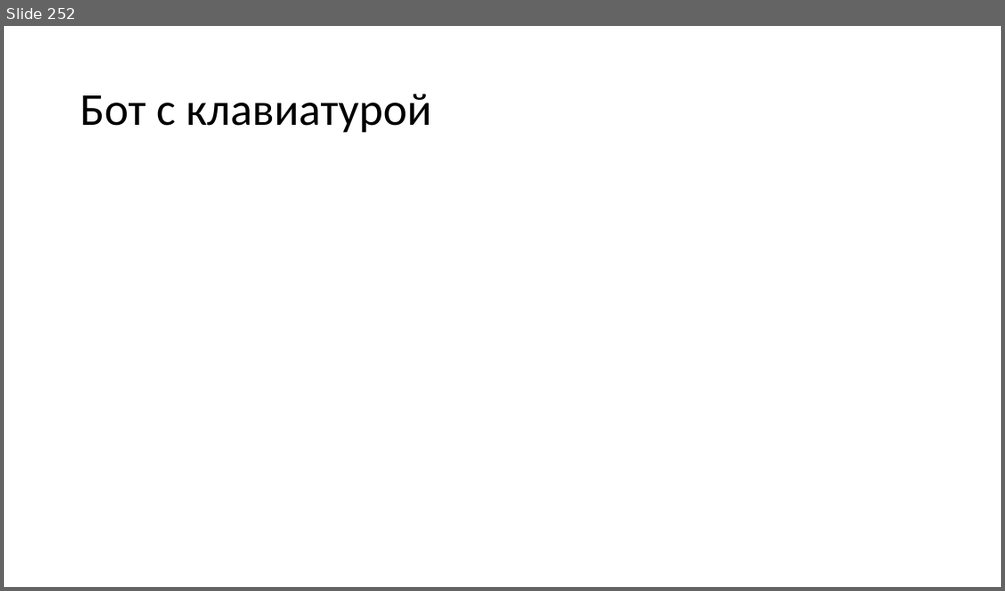
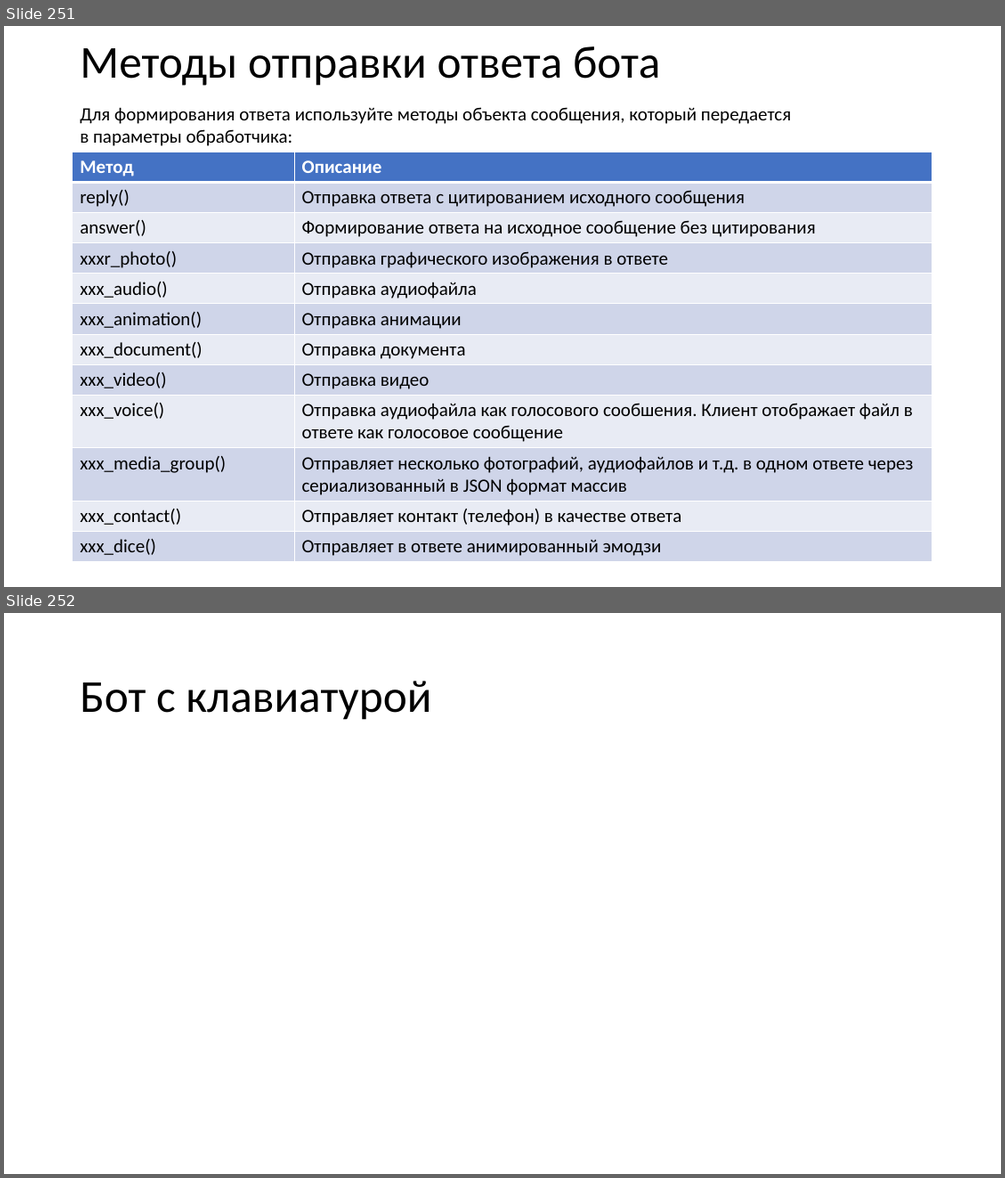
Before and after one commit to paveltsytovich/telegram-course, a slide deck: Presentation/Разработка ботов для телеграмм на Python.pptx. Shown one above the other, each under a label of ours: slide 252 before the commit, slides 251 and 252 after it. The pictures are 1005x591 and 1005x1178 pixels, drawn with LibreOffice and Linux fonts; fonts in the diff are those of the drawing. Boxes give left, top, right and bottom in pixels: in the first picture for what was removed or moved away, otherwise in the second. Text is boxed around its words. In the diff, an @@ line names an element or a change of style, - is before the commit and + after.

Commit message:
Методы Message для отправки ответов

```diff
--- a/Presentation/Разработка ботов для телеграмм на Python.pptx
+++ b/Presentation/Разработка ботов для телеграмм на Python.pptx
@@ slide 251 added at (4, 26, 1001, 587), background #FFFFFF @@
@@ title added at (80, 46, 660, 86), 44 pt, text #000000 @@
+Методы отправки ответа бота
@@ text added at (80, 107, 791, 146), 18 pt, text #000000 @@
+Для формирования ответа используйте методы объекта сообщения, который передается
+в параметры обработчика:
@@ table added at (73, 152, 933, 561), 12 rows, 2 columns @@
+Метод | Описание
+reply() | Отправка ответа с цитированием исходного сообщения
+answer() | Формирование ответа на исходное сообщение без цитирования
+xxxr_photo() | Отправка графического изображения в ответе
+xxx_audio() | Отправка аудиофайла
+xxx_animation() | Отправка анимации
+xxx_document() | Отправка документа
+xxx_video() | Отправка видео
+xxx_voice() | Отправка аудиофайла как голосового сообшения. Клиент отображает файл в ответе как голосовое сообщение
+xxx_media_group() | Отправляет несколько фотографий, аудиофайлов и т.д. в одном ответе через сериализованный в JSON формат массив
+xxx_contact() | Отправляет контакт (телефон) в качестве ответа
+xxx_dice() | Отправляет в ответе анимированный эмодзи
```
Also in this commit, not shown: 1 slide removed.
